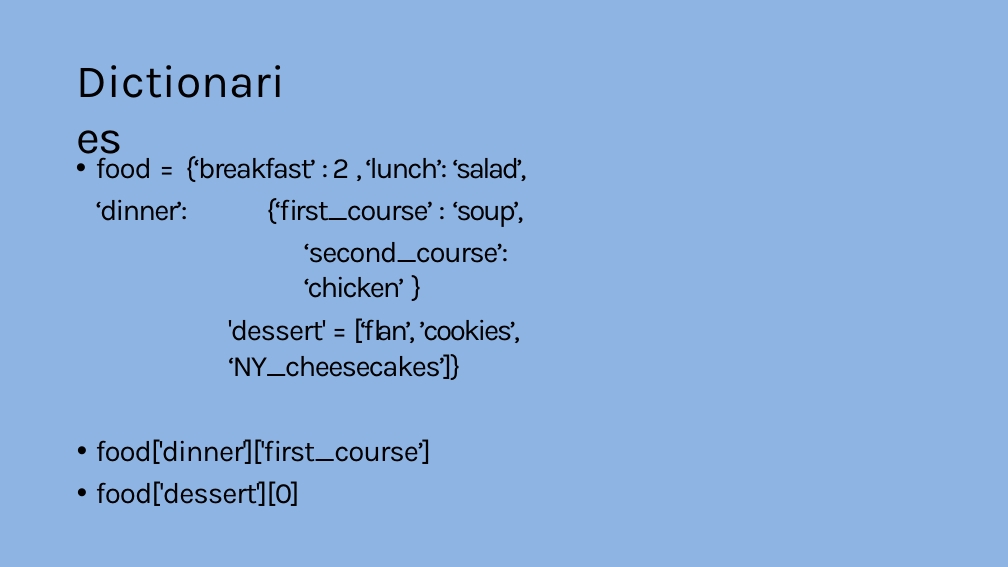
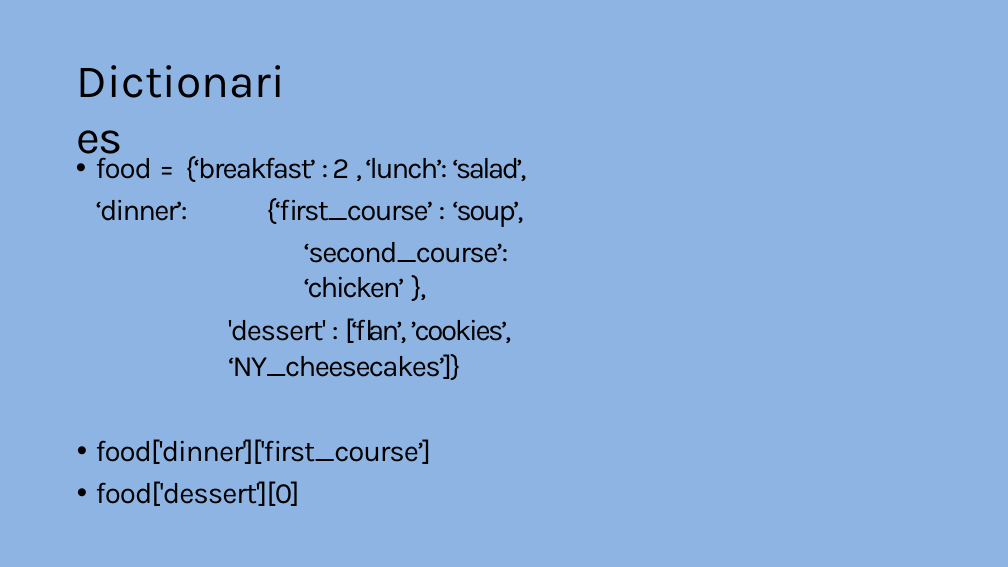
Before and after one commit to elcarrillo/computational_bootcamp_material, a slide deck: slide 38 of day 3-5 -python basics/python_basics_slides.pptx. Drawn at 1008x567 pixels with LibreOffice and Linux fonts; fonts in the diff are those of the drawing. Boxes give left, top, right and bottom in pixels: in the first picture for what was removed or moved away, otherwise in the second. Text is boxed around its words. In the diff, an @@ line names an element or a change of style, - is before the commit and + after.

```diff
--- a/day 3-5 -python basics/python_basics_slides.pptx
+++ b/day 3-5 -python basics/python_basics_slides.pptx
@@ text at (228, 242, 512, 380): text changed @@
-‘second_course’: ‘chicken’ }
-'dessert' = [‘flan’, ’cookies’, ‘NY_cheesecakes’]}
+‘second_course’: ‘chicken’ },
+'dessert' : [‘flan’, ’cookies’, ‘NY_cheesecakes’]}
```
Also in this commit, not shown: 7 other files.
